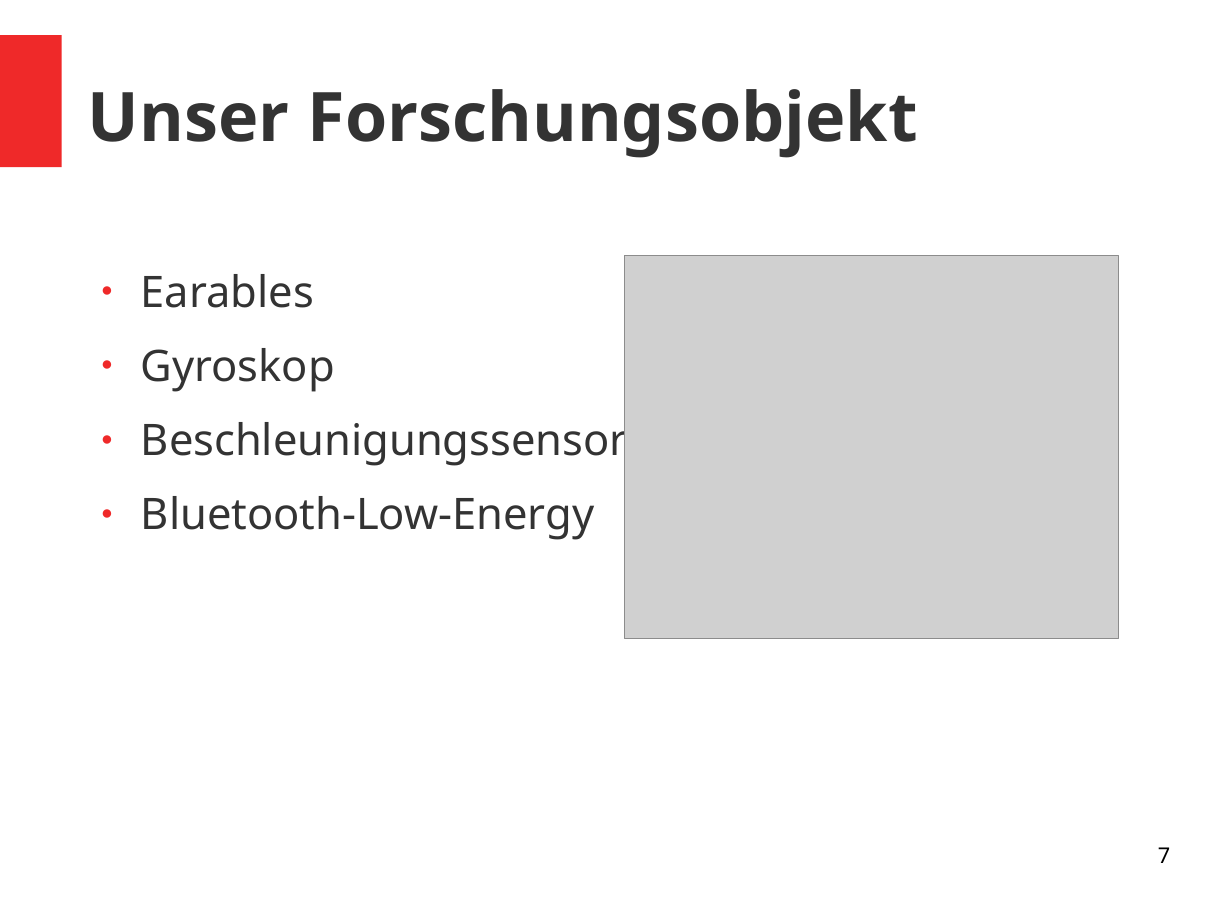
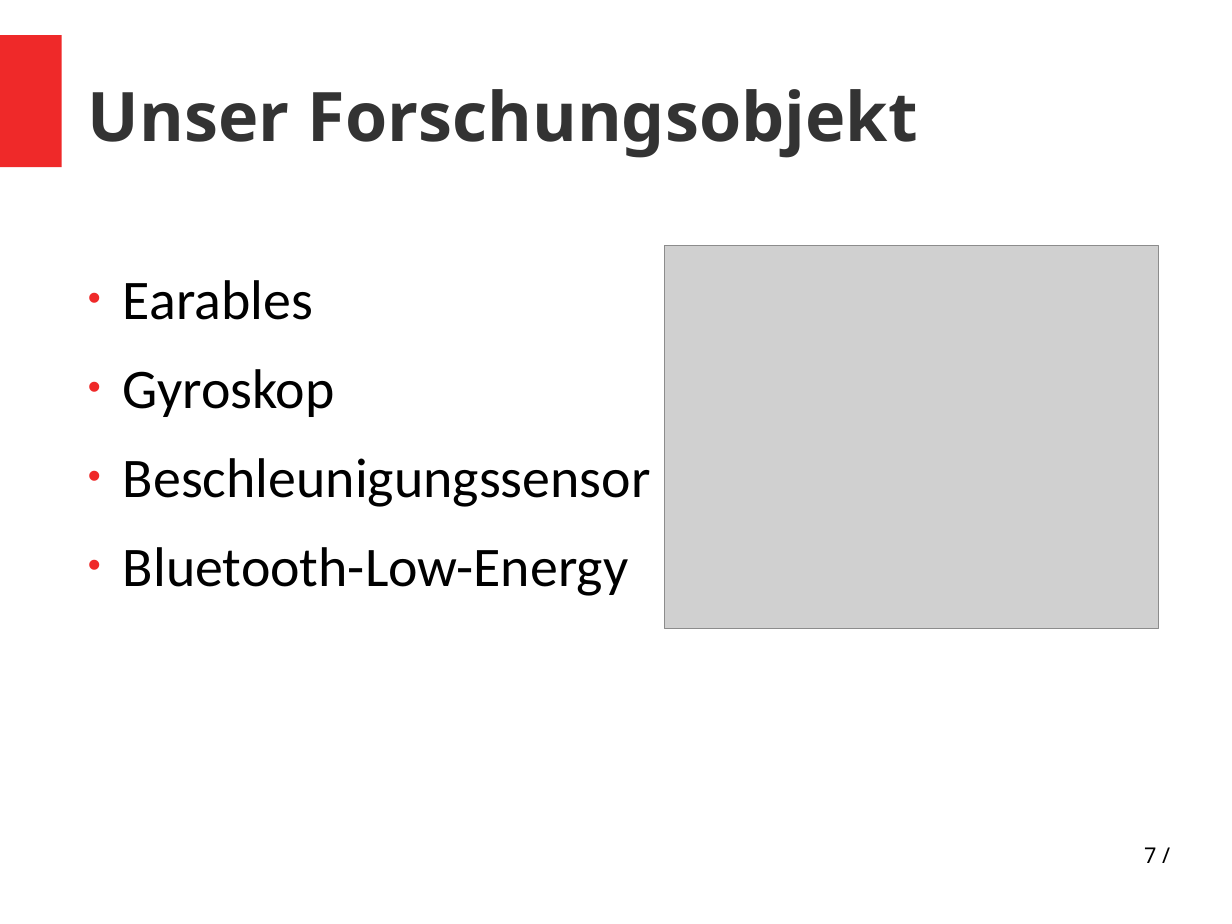
Before and after one commit to vlle1/dokumente-earablesKIT, a slide deck: slide 7 of Abschlusspräsi/Abschlusspräsi.odp. Drawn at 1232x924 pixels with LibreOffice and Linux fonts; fonts in the diff are those of the drawing; grey boxes stand for pictures. Boxes give left, top, right and bottom in pixels: in the first picture for what was removed or moved away, otherwise in the second. Text is boxed around its words. In the diff, an @@ line names an element or a change of style, - is before the commit and + after.

```diff
--- a/Abschlusspräsi/Abschlusspräsi.odp
+++ b/Abschlusspräsi/Abschlusspräsi.odp
@@ text "Earables" at <box>123,280,651,596</box>: size 28 to 36 pt, font Noto Sans to Calibri, text colour #333333 to #000000; bullet ● to • @@
@@ picture: place and size @@
-picture at <box>625,255,1119,638</box>
+picture at <box>665,245,1159,628</box>
@@ page number at <box>1144,847,1156,863</box>: text changed @@
-7
+7 /
```
Also in this commit, not shown: 16 other slides changed, 5 slides added, 9 slides removed.
